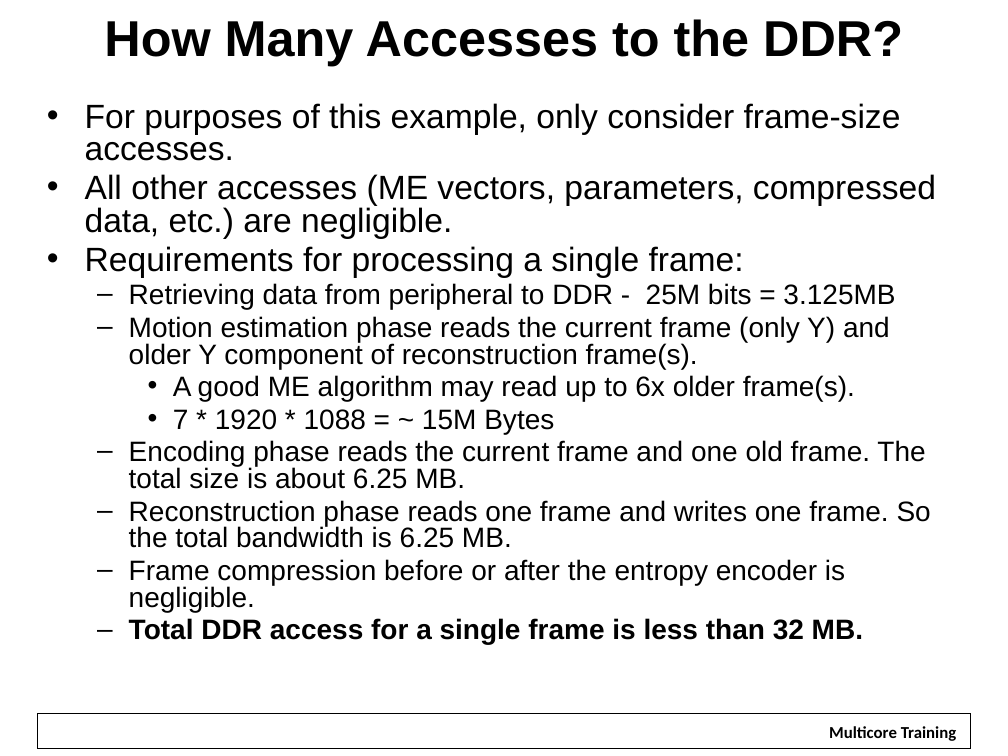
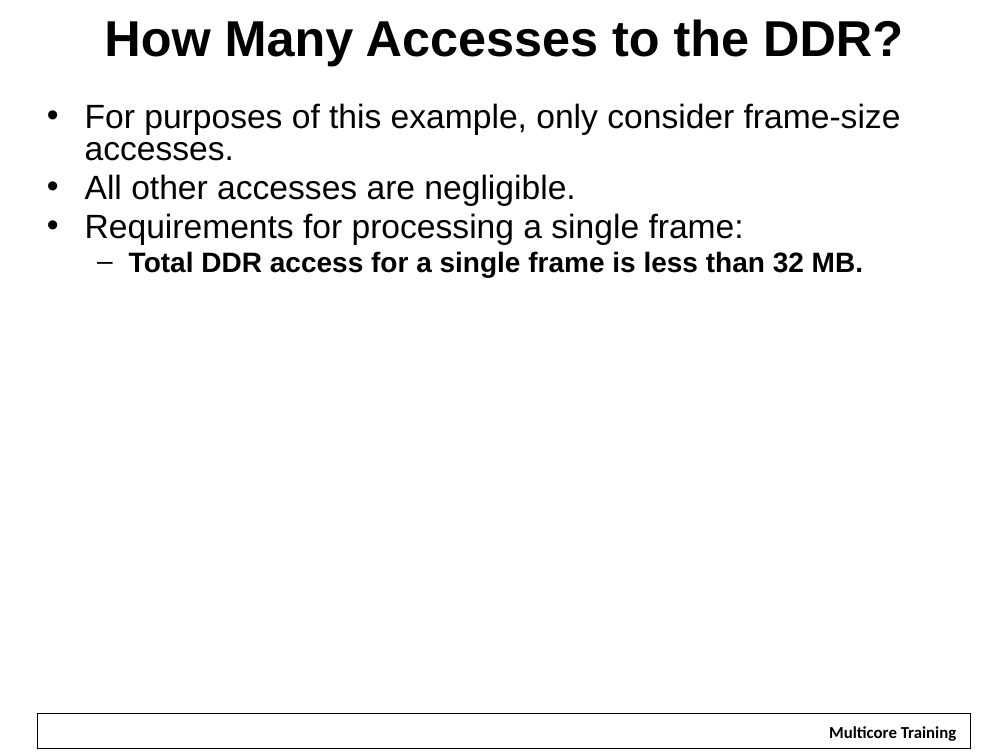
Before and after one commit to hari1989/keystone-workshop, a slide deck: slide 29 of slides/Multicore Design.pptx. Drawn at 1008x756 pixels with LibreOffice and Linux fonts; fonts in the diff are those of the drawing; background and template pictures are left out. Boxes give left, top, right and bottom in pixels: in the first picture for what was removed or moved away, otherwise in the second. Text is boxed around its words. In the diff, an @@ line names an element or a change of style, - is before the commit and + after.

```diff
--- a/slides/Multicore Design.pptx
+++ b/slides/Multicore Design.pptx
@@ text at <box>85,174,575,206</box>: text changed @@
-• All other accesses (ME vectors, parameters, compressed data, etc.) are negligible.
+• All other accesses are negligible.
@@ text at <box>129,283,931,612</box>: paragraphs removed @@
-  – Retrieving data from peripheral to DDR - 25M bits = 3.125MB
-  – Motion estimation phase reads the current frame (only Y) and older Y component of reconstruction frame(s).
-    • A good ME algorithm may read up to 6x older frame(s).
-    • 7 * 1920 * 1088 = ~ 15M Bytes
-  – Encoding phase reads the current frame and one old frame. The total size is about 6.25 MB.
-  – Reconstruction phase reads one frame and writes one frame. So the total bandwidth is 6.25 MB.
-  – Frame compression before or after the entropy encoder is negligible.
```
Also in this commit, not shown: 7 other slides changed, 7 slides added, 7 slides removed.
